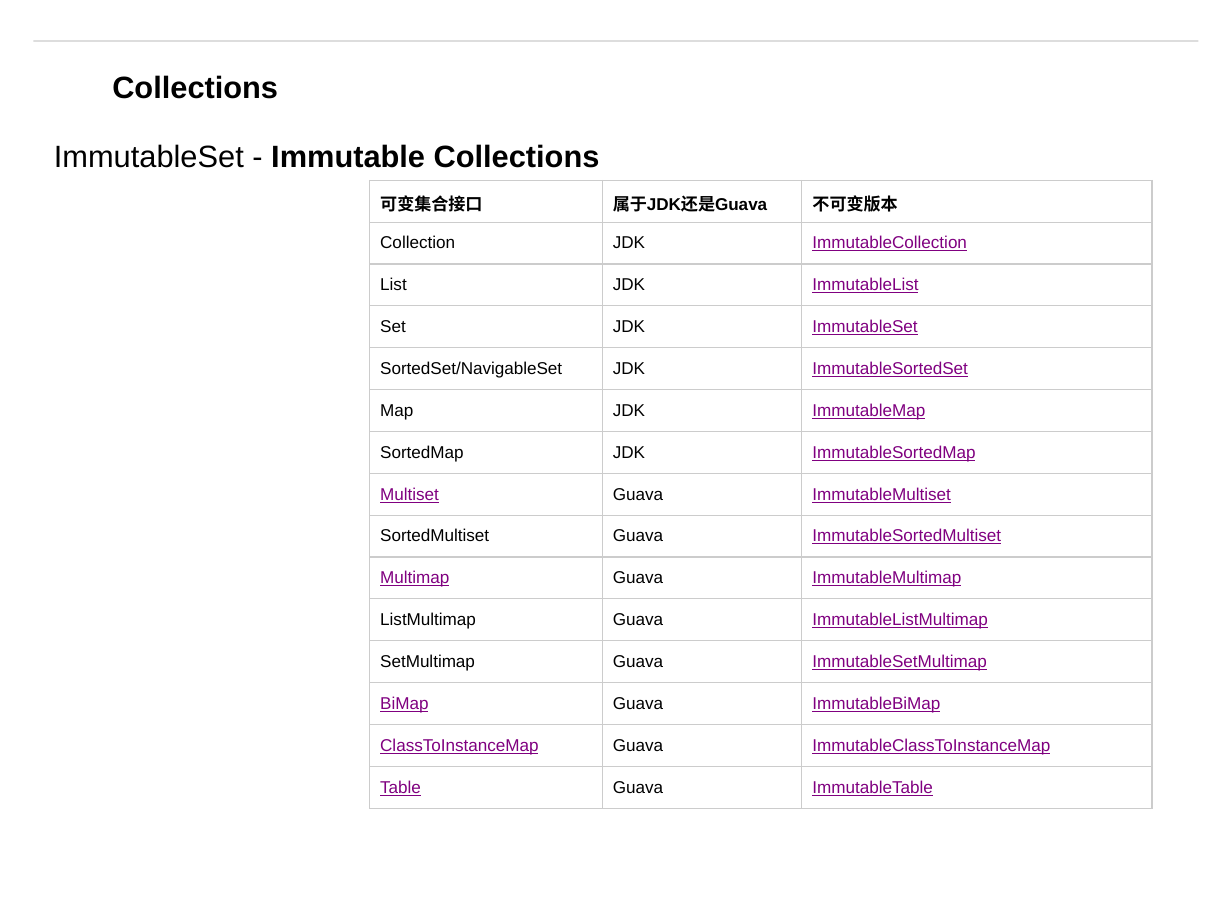
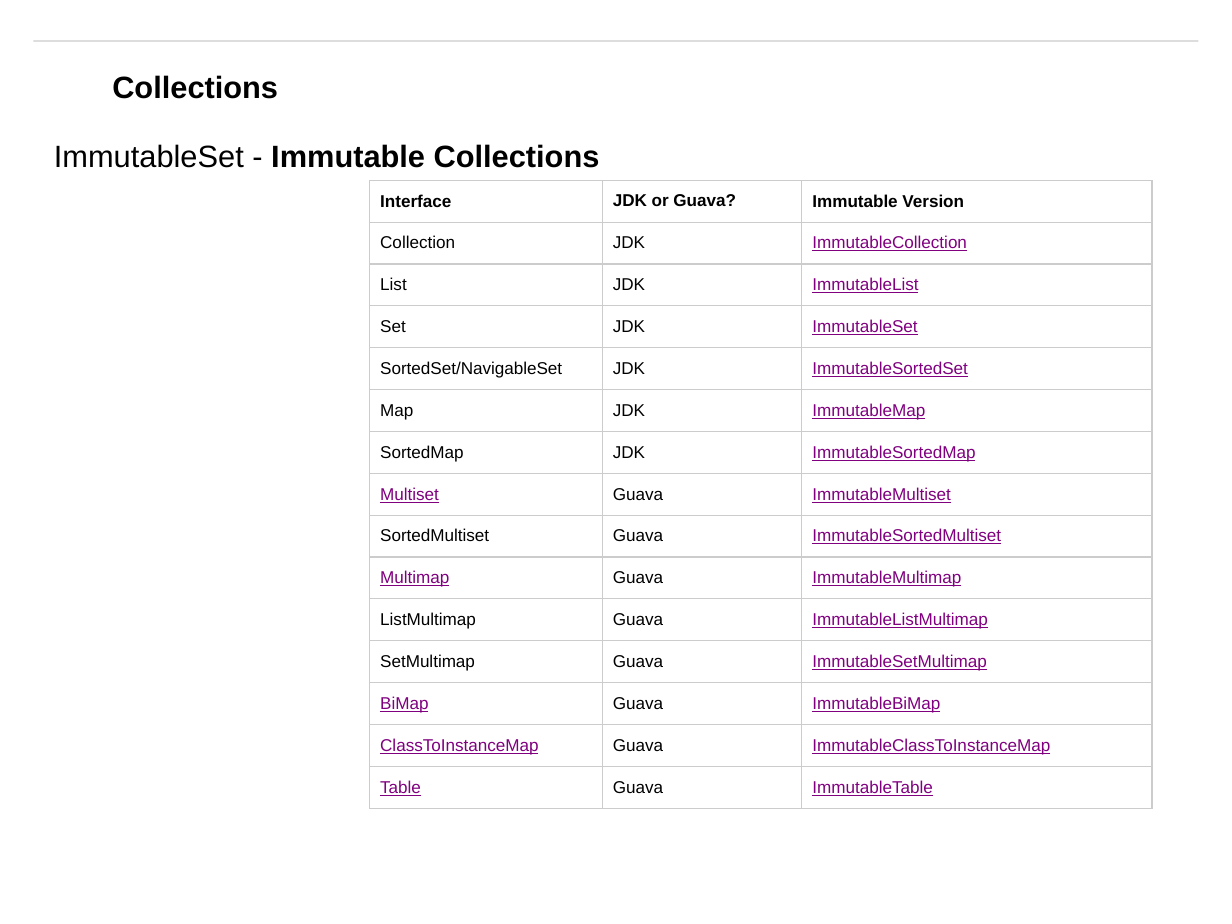
Before and after one commit to matt19870107/Guava, a slide deck: slide 50 of Guava - English.pptm. Drawn at 1232x924 pixels with LibreOffice and Linux fonts; fonts in the diff are those of the drawing; background and template pictures are left out. Boxes give left, top, right and bottom in pixels: in the first picture for what was removed or moved away, otherwise in the second. Text is boxed around its words. In the diff, an @@ line names an element or a change of style, - is before the commit and + after.

```diff
--- a/Guava - English.pptm
+++ b/Guava - English.pptm
@@ table at <box>370,180,1152,807</box> @@
-row 1: 可变集合接口 | 属于JDK还是Guava | 不可变版本
+row 1: Interface | JDK or Guava? | Immutable Version
```
Also in this commit, not shown: 3 other slides changed.
